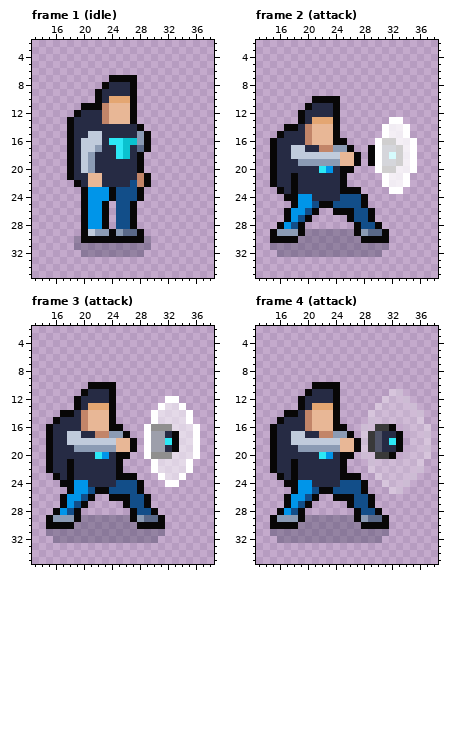
A pixel-art file gets an edit: src/art/player_animation.aseprite. Above: the version before the commit.
70x40 pixels, 14 frames. Pixels under 10% opacity are left out. Colours within 5 levels of each other are drawn and written as one. Shown: frame 1 (idle): x 13..38, y 2..35; frame 2 (attack): x 13..38, y 2..35; frame 3 (attack): x 13..38, y 2..35; frame 4 (attack): x 13..38, y 2..35. The commit also changed other frames, which this record leaves out.
Once edited:
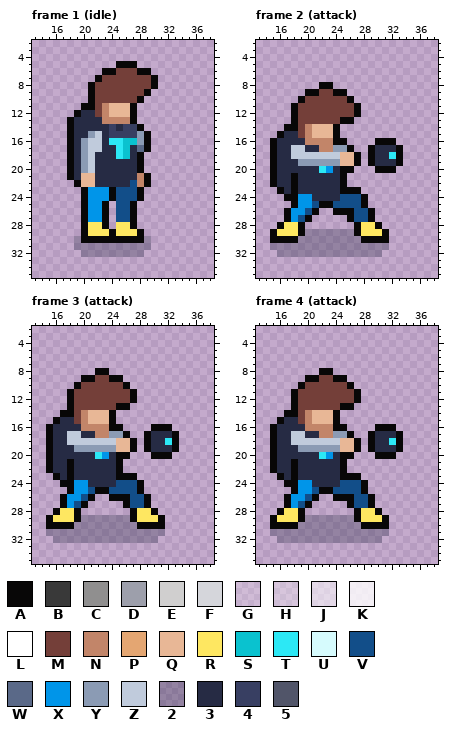
Palette (. is transparent): A #080707  B #393939  C #908f8f  D #9d9fab  E #d0cfcf  F #d5d6db  G #ffffff33  H #ffffff52  J #ffffff8c  K #ffffffce  L #ffffff  M #743f39  N #c28569  P #e4a672  Q #e8b796  R #fee761  S #0ac2cf  T #2ce8f5  U #d6fbfd  V #124e89  W #5a6988  X #0095e9  Y #8b9bb4  Z #c0cbdc  2 #262b444e  3 #262b44  4 #383f62  5 #515569
Difference:
layer "attack_energy_ring" now hidden
--- frame 1 (idle), layer "main"
@@ x 18..32 @@
  4 ...............
- 5 ...............
- 6 ...............
- 7 ......AAAA.....
- 8 .....A333A.....
- 9 ....A3333A.....
-10 ....A3PPPA.....
-11 ..AAANQQQA.....
-12 .A333NQQQA.....
-13 A3333NQQQA.....
-14 A333333333A....
-15 A33ZZ33333YA...
-16 A3ZZZ3TTSSYA...
-17 A3ZZY33TS3WA...
-18 A3ZY333TS3A....
-19 A3ZY333333A....
-20 A3ZY333333A....
-21 A33QQ33333NA...
-22 .A3QQ3333VNA...
+ 5 .......AAA.....
+ 6 .....AAMMMAA...
+ 7 ....AMMMMMMMA..
+ 8 ...AMMMMMMMMA..
+ 9 ...AMMMMMMMA...
+10 ...AMMMMMMA....
+11 ..AAMNQQQA.....
+12 .A33MNQQQA.....
+13 A3333NNNNA.....
+14 A333334344A....
+15 A33YZ34444YA...
+16 A3YZZ3TTSSYA...
+17 A3YZZ33TS3WA...
+18 A3YZ333TS3A....
+19 A3YZ333333A....
+20 A3YZ333333A....
+21 A3QQ333333NA...
+22 .AQQ33333VNA...
 23 ..AXXXAVVVA....
@@ x 19..29 @@
 27 .AXXA.VVA..
-28 .AXXA.VVA..
-29 .AZYYAYWWA.
+28 .ARRA.RRA..
+29 .ARRRARRRA.
 30 2AAAAAAAAA2
--- frame 2 (attack)
@@ x 13..38 @@
  7 ..........................
- 8 ..........................
- 9 ..........................
-10 ........AAAA..............
-11 .......A333A..............
-12 ......A3333A..............
-13 ......A3PPPA.......LL.....
-14 ....AA3NQQQA......LKKL....
-15 ...A333NQQQA......LKKL....
-16 ..A3333NQQQAA....LEEKKL...
-17 ..A33ZZ33NNYYA..ALFFEKL...
-18 ..A33ZZZZZZZQQA.ALFUEKL...
-19 ..A333YYYYYYQQA.ALFFEKL...
-20 ..A333333TX3AA...LEEKKL...
-21 ..A33A333333A.....LKKL....
-22 ..A33A333333A.....LKKL....
-23 ...A3A333333AAA....LL.....
+ 8 .........AA...............
+ 9 .......AAMMAA.............
+10 ......AMMMMMMA............
+11 .....AMMMMMMMMA...........
+12 .....AMMMMMMMMA...........
+13 .....AMMMMMMAA............
+14 ....AAMNQQQA..............
+15 ...A33MNQQQA..............
+16 ..A3333NNNNAA....AAA......
+17 ..A33ZZ33NNYYA..A333A.....
+18 ..A33ZZZZZZZQQA.A33TA.....
+19 ..A333YYYYYYQQA.A333A.....
+20 ..A333333TX3AA...AAA......
+21 ..A33A333333A.............
+22 ..A33A333333A.............
+23 ...A3A333333AAA...........
 24 ....AAXX3333VVVA..........
@@ x 13..38 @@
 27 ....AXVA.....AVVA.........
-28 ...AXVA.......AVVA........
-29 ..AYYYA2222222AYWWA.......
+28 ...ARRA.......ARRA........
+29 ..ARRRA2222222ARRRA.......
 30 ..AAAA222222222AAAA.......
--- frame 3 (attack)
@@ x 13..38 @@
  7 ..........................
- 8 ..........................
- 9 ..........................
-10 ........AAAA..............
-11 .......A333A..............
-12 ......A3333A.......LL.....
-13 ......A3PPPA......LJJL....
-14 ....AA3NQQQA.....LJJJJL...
-15 ...A333NQQQA.....LJJJJL...
-16 ..A3333NQQQAA...LCCCJJJL..
-17 ..A33ZZ33NNYYA..LDD3AJJL..
-18 ..A33ZZZZZZZQQA.LDDTAJJL..
-19 ..A333YYYYYYQQA.LDD3AJJL..
-20 ..A333333TX3AA..LCCCJJJL..
-21 ..A33A333333A....LJJJJL...
-22 ..A33A333333A....LJJJJL...
-23 ...A3A333333AAA...LJJL....
-24 ....AAXX3333VVVA...LL.....
+ 8 .........AA...............
+ 9 .......AAMMAA.............
+10 ......AMMMMMMA............
+11 .....AMMMMMMMMA...........
+12 .....AMMMMMMMMA...........
+13 .....AMMMMMMAA............
+14 ....AAMNQQQA..............
+15 ...A33MNQQQA..............
+16 ..A3333NNNNAA....AAA......
+17 ..A33ZZ33NNYYA..A333A.....
+18 ..A33ZZZZZZZQQA.A33TA.....
+19 ..A333YYYYYYQQA.A333A.....
+20 ..A333333TX3AA...AAA......
+21 ..A33A333333A.............
+22 ..A33A333333A.............
+23 ...A3A333333AAA...........
+24 ....AAXX3333VVVA..........
 25 .....AXXVAAVVVVA..........
@@ x 13..38 @@
 27 ....AXVA.....AVVA.........
-28 ...AXVA.......AVVA........
-29 ..AYYYA2222222AYWWA.......
+28 ...ARRA.......ARRA........
+29 ..ARRRA2222222ARRRA.......
 30 ..AAAA222222222AAAA.......
--- frame 4 (attack)
@@ x 13..38 @@
  7 ..........................
- 8 ..........................
- 9 ..........................
-10 ........AAAA..............
-11 .......A333A.......HH.....
-12 ......A3333A......HGGH....
-13 ......A3PPPA.....HGGGGH...
-14 ....AA3NQQQA....HGGGGGGH..
-15 ...A333NQQQA....HGGGGGGH..
-16 ..A3333NQQQAA..HGBBA.GGGH.
-17 ..A33ZZ33NNYYA.HB533A.GGH.
-18 ..A33ZZZZZZZQQAHB53TA.GGH.
-19 ..A333YYYYYYQQAHB533A.GGH.
-20 ..A333333TX3AA.HGBBA.GGGH.
-21 ..A33A333333A...HGGGGGGH..
-22 ..A33A333333A...HGGGGGGH..
-23 ...A3A333333AAA..HGGGGH...
-24 ....AAXX3333VVVA..HGGH....
-25 .....AXXVAAVVVVA...HH.....
+ 8 .........AA...............
+ 9 .......AAMMAA.............
+10 ......AMMMMMMA............
+11 .....AMMMMMMMMA...........
+12 .....AMMMMMMMMA...........
+13 .....AMMMMMMAA............
+14 ....AAMNQQQA..............
+15 ...A33MNQQQA..............
+16 ..A3333NNNNAA....AAA......
+17 ..A33ZZ33NNYYA..A333A.....
+18 ..A33ZZZZZZZQQA.A33TA.....
+19 ..A333YYYYYYQQA.A333A.....
+20 ..A333333TX3AA...AAA......
+21 ..A33A333333A.............
+22 ..A33A333333A.............
+23 ...A3A333333AAA...........
+24 ....AAXX3333VVVA..........
+25 .....AXXVAAVVVVA..........
 26 ....AXXVA..AAAVVA.........
 27 ....AXVA.....AVVA.........
-28 ...AXVA.......AVVA........
-29 ..AYYYA2222222AYWWA.......
+28 ...ARRA.......ARRA........
+29 ..ARRRA2222222ARRRA.......
 30 ..AAAA222222222AAAA.......
Changed places in both pictures, as pixel boxes (x1, y1, x2, y2):
changed: (81, 61, 158, 187)
changed: (88, 222, 137, 236)
changed: (277, 82, 417, 236)
changed: (53, 368, 200, 522)
changed: (277, 368, 431, 522)
